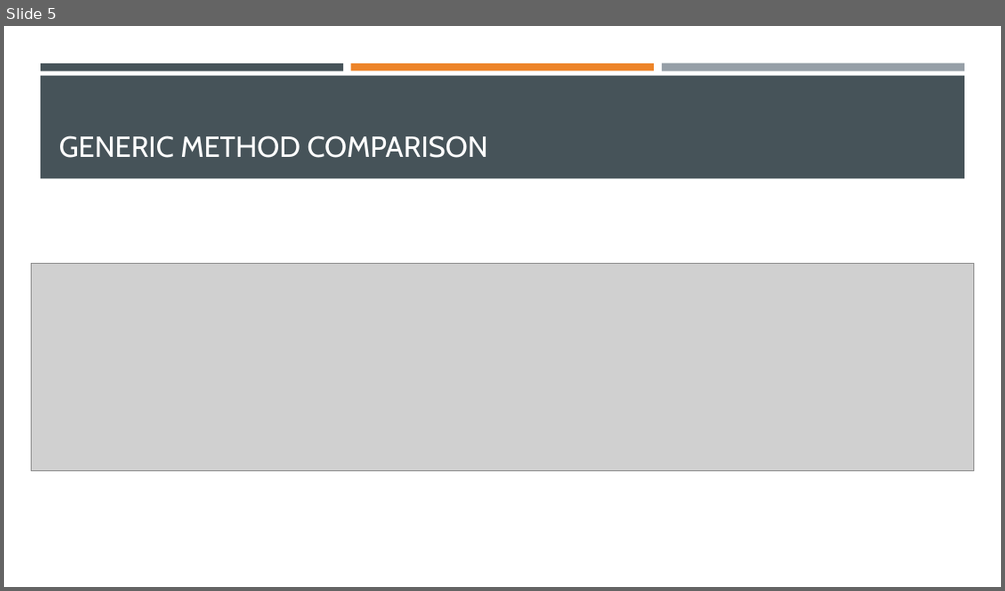
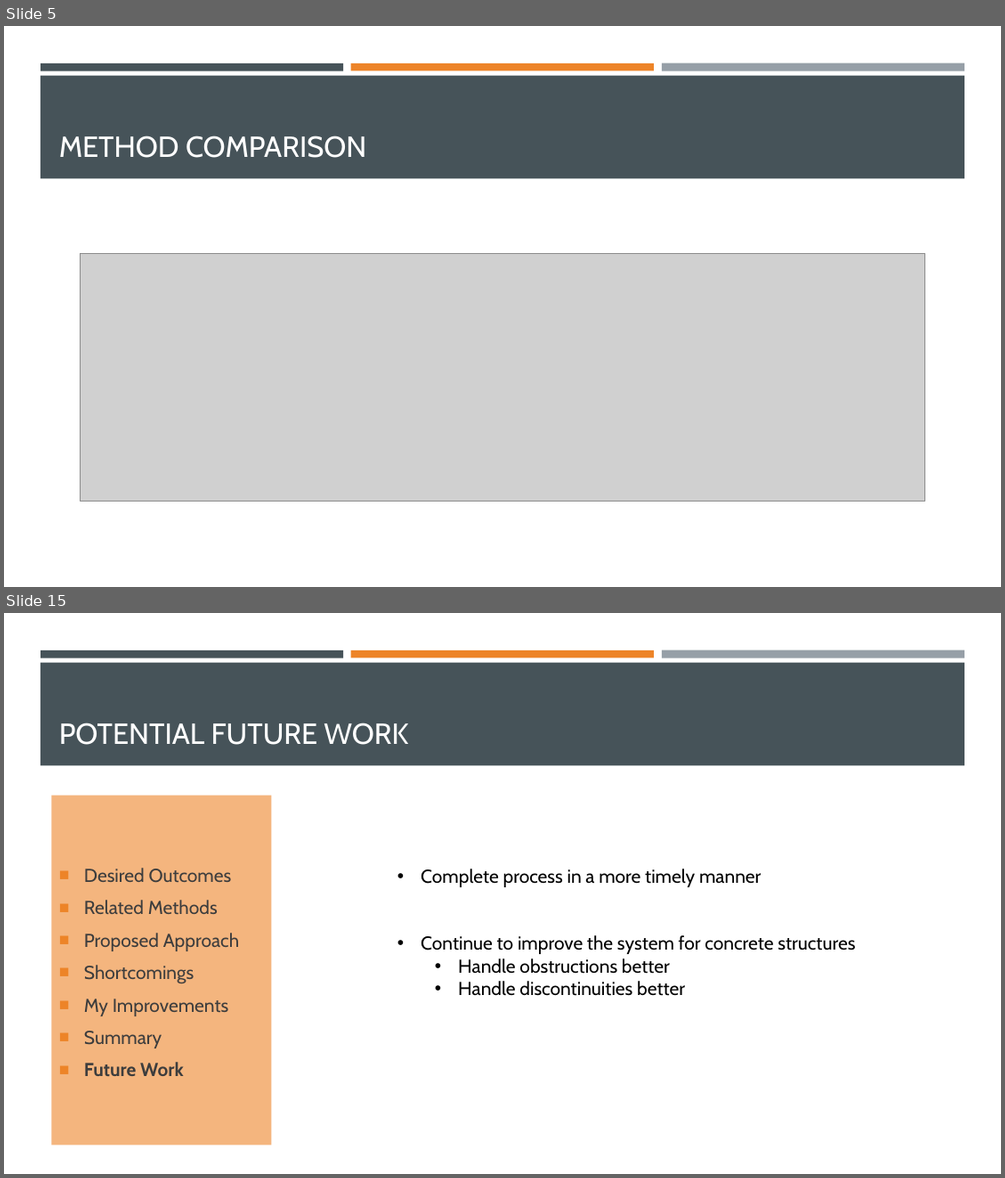
Before and after one commit to cyearsley/cs6680-DCCSUATFIS, a slide deck: Detecting Cracks in Concrete Structures Using Adaptive Thresholding.pptx. Shown one above the other, each under a label of ours: slide 5 before the commit, slides 5 and 15 after it; the slides between them are not shown. The pictures are 1005x591 and 1005x1178 pixels, drawn with LibreOffice and Linux fonts; fonts in the diff are those of the drawing; grey boxes stand for pictures. Boxes give left, top, right and bottom in pixels: in the first picture for what was removed or moved away, otherwise in the second. Text is boxed around its words. In the diff, an @@ line names an element or a change of style, - is before the commit and + after.

Commit message:
Work on powerpoint some more... Apply some scenarios to produce some images.

```diff
--- a/Detecting Cracks in Concrete Structures Using Adaptive Thresholding.pptx
+++ b/Detecting Cracks in Concrete Structures Using Adaptive Thresholding.pptx
@@ slide 15 added at box(4, 613, 1001, 1174), background #FFFFFF; not listed: 4 template elements that a slide beside it also shows @@
@@ title added at box(59, 722, 408, 745), 28 pt, text #FFFFFF @@
+POTENTIAL FUTURE WORK
@@ text added at box(52, 795, 272, 1145), fill #F4B57E, 18 pt, text #3D3D3D @@
+■ Desired Outcomes
+■ Related Methods
+■ Proposed Approach
+■ Shortcomings
+■ My Improvements
+■ Summary
+■ Future Work
@@ text added at box(421, 868, 855, 996), 18 pt, text #000000 @@
+• Complete process in a more timely manner
+• Continue to improve the system for concrete structures
+  • Handle obstructions better
+  • Handle discontinuities better
@@ slide 5 changed as well @@
@@ title at box(59, 135, 366, 158): text changed @@
-GENERIC METHOD COMPARISON
+METHOD COMPARISON
@@ picture: place and size @@
-picture at box(31, 263, 974, 471)
+picture at box(81, 253, 925, 501)
```
Also in this commit, not shown: 3 other slides changed, 9 other slides added, 1 slide removed, 6 other files.
